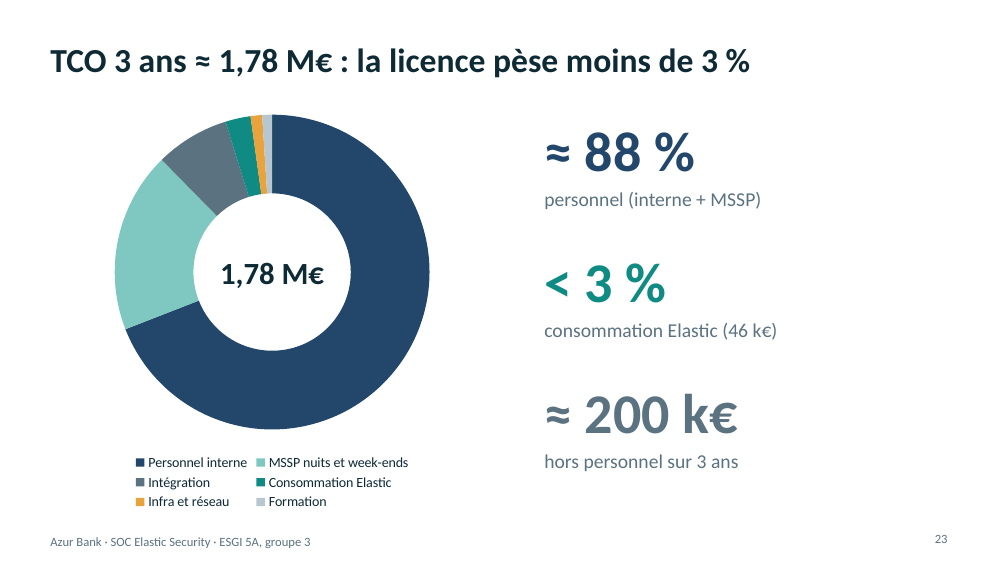
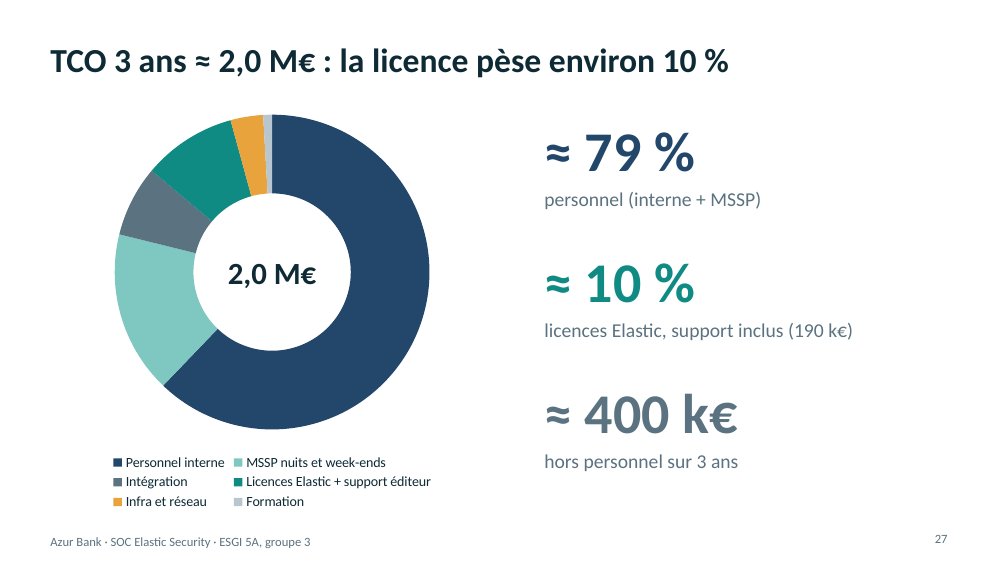
Before and after one commit to Jacob-dot-bit/soc-azur-bank-elastic, a slide deck: slide 27 of 05 - Soutenance (slides, dashboard, coût)/Soutenance_Azur_Bank_Elastic.odp (slide 23 before the commit). Drawn at 1008x567 pixels with LibreOffice and Linux fonts; fonts in the diff are those of the drawing. Boxes give left, top, right and bottom in pixels: in the first picture for what was removed or moved away, otherwise in the second. Text is boxed around its words. In the diff, an @@ line names an element or a change of style, - is before the commit and + after.

```diff
--- a/05 - Soutenance (slides, dashboard, coût)/Soutenance_Azur_Bank_Elastic.odp
+++ b/05 - Soutenance (slides, dashboard, coût)/Soutenance_Azur_Bank_Elastic.odp
@@ title at bbox=[50, 48, 697, 78]: text changed @@
-TCO 3 ans ≈ 1,78 M€ : la licence pèse moins de 3 %
+TCO 3 ans ≈ 2,0 M€ : la licence pèse environ 10 %
@@ doughnut chart at bbox=[40, 101, 504, 514] @@
-categories: Personnel interne, MSSP nuits et week-ends, Intégration, Consommation Elastic, Infra et réseau, Formation
+categories: Personnel interne, MSSP nuits et week-ends, Intégration, Licences Elastic + support éditeur, Infra et réseau, Formation
-Series 1: 69, 19, 8, 3, 1, 1
+Series 1: 62, 17, 7, 10, 3, 1
@@ text at bbox=[585, 134, 642, 171]: text changed @@
-≈ 88 %
+≈ 79 %
@@ text at bbox=[228, 264, 316, 288]: text changed @@
-1,78 M€
+2,0 M€
@@ text at bbox=[585, 265, 642, 303]: text changed @@
-< 3 %
+≈ 10 %
@@ text at bbox=[544, 323, 853, 340]: text changed @@
-consommation Elastic (46 k€)
+licences Elastic, support inclus (190 k€)
@@ text at bbox=[585, 393, 737, 434]: text changed @@
-≈ 200 k€
+≈ 400 k€
@@ page number at bbox=[935, 535, 948, 543]: text changed @@
-23
+27
```
Also in this commit, not shown: 15 other slides changed, 8 slides added, 2 slides removed, 1 other file.
